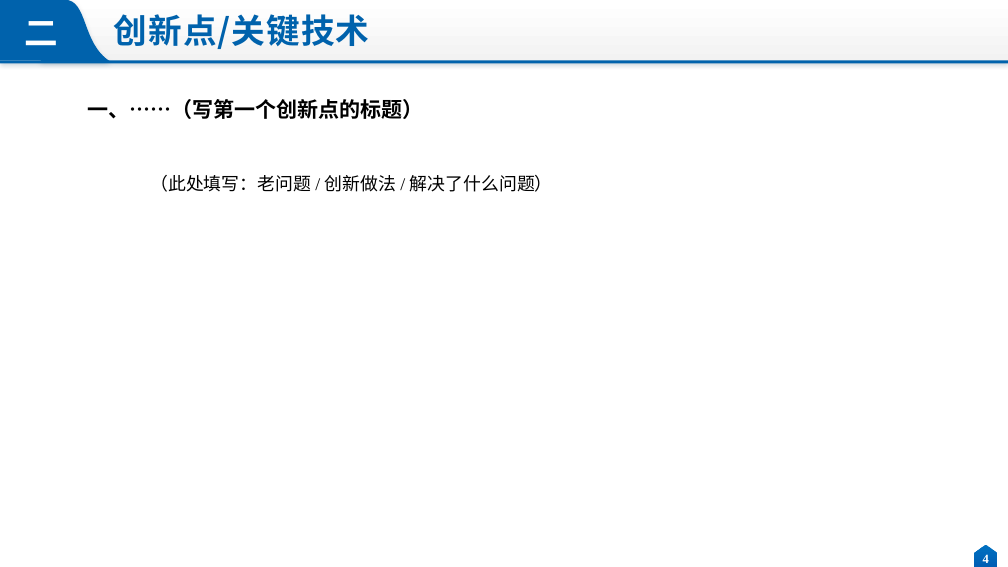
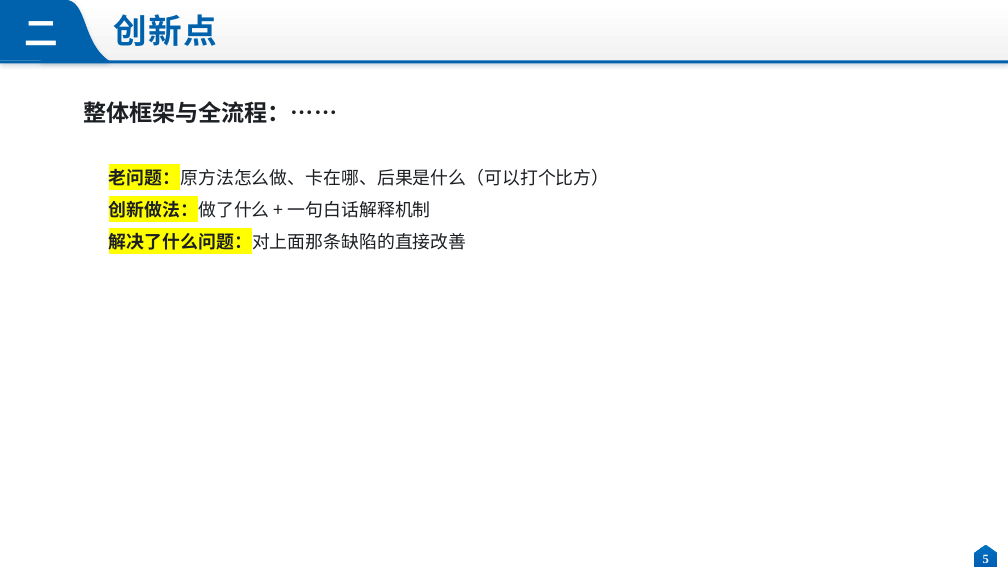
Before and after one commit to JohnJiahao/group-meeting-presentation-ppt, a slide deck: slide 5 of assets/template.pptx (slide 4 before the commit). Drawn at 1008x567 pixels with LibreOffice and Linux fonts; fonts in the diff are those of the drawing. Boxes give left, top, right and bottom in pixels: in the first picture for what was removed or moved away, otherwise in the second. Text is boxed around its words. In the diff, an @@ line names an element or a change of style, - is before the commit and + after.

Commit message:
fix: cleaner slide layout from user feedback
- template: abstract split into two pages (abstract / problems+solutions with red subheads)
- template: header renamed to 创新点, titles 创新点N：, framework page first without a number
- template: 老问题/创新做法/解决了什么问题 labels bold + highlighted
- template: move experiment titles down so they no longer collide with the header band
- docs: page budget 18 slides, layout coordinates, checklist items

```diff
--- a/assets/template.pptx
+++ b/assets/template.pptx
@@ title at [114, 14, 217, 46]: text changed @@
-创新点/关键技术
+创新点
@@ text at [83, 101, 337, 123]: text changed; size 20 to 22 pt; text colour #000000 to #1C1F23 @@
-  一、……（写第一个创新点的标题）
+  整体框架与全流程：……
@@ text at [109, 166, 610, 254]: text changed; font Times New Roman to Noto Sans CJK SC; text colour #000000 to #1C1F23 @@
-（此处填写：老问题 / 创新做法 / 解决了什么问题）
+老问题：原方法怎么做、卡在哪、后果是什么（可以打个比方）
+创新做法：做了什么 + 一句白话解释机制
+解决了什么问题：对上面那条缺陷的直接改善
@@ page number at [983, 554, 989, 563]: text changed @@
-4
+5
```
Also in this commit, not shown: 13 other slides changed, 1 slide added, 4 other files.
